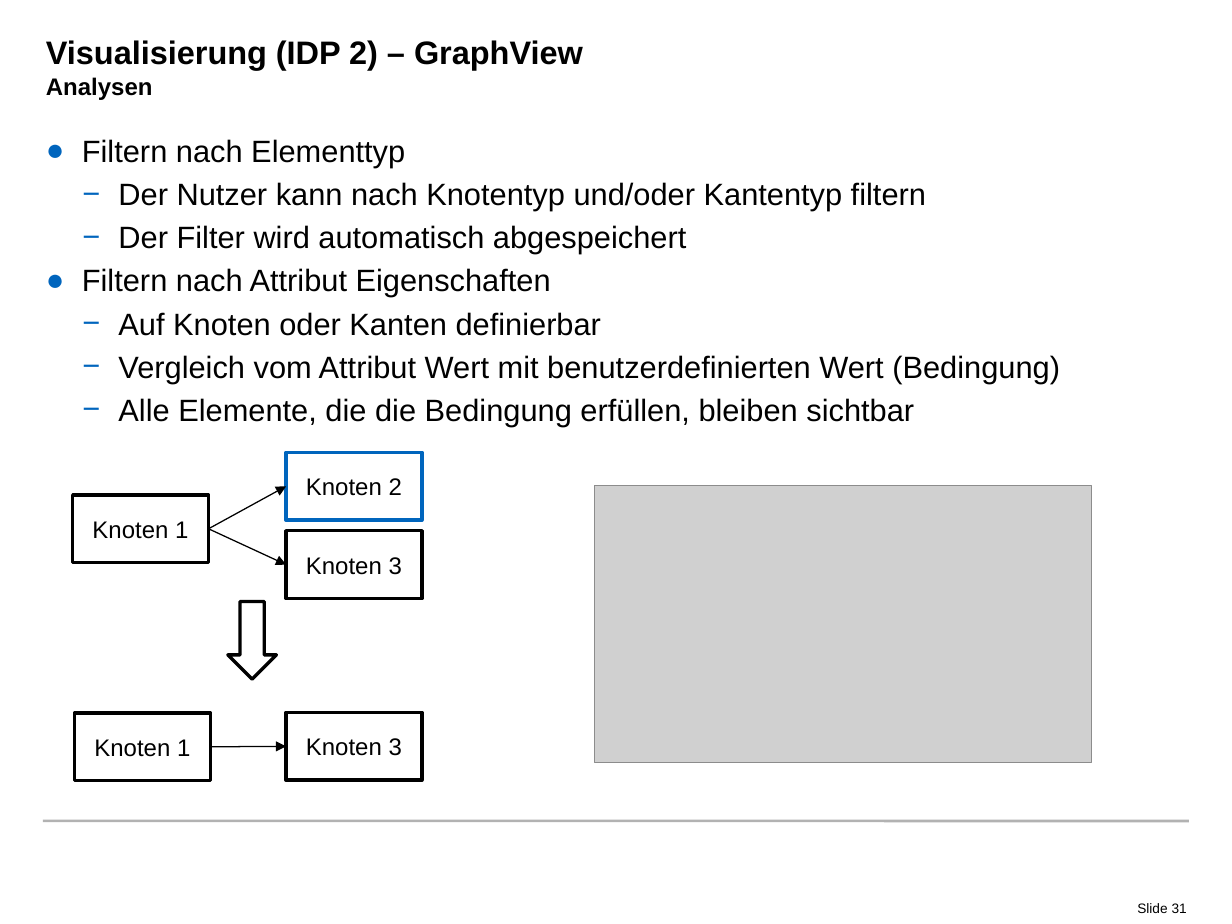
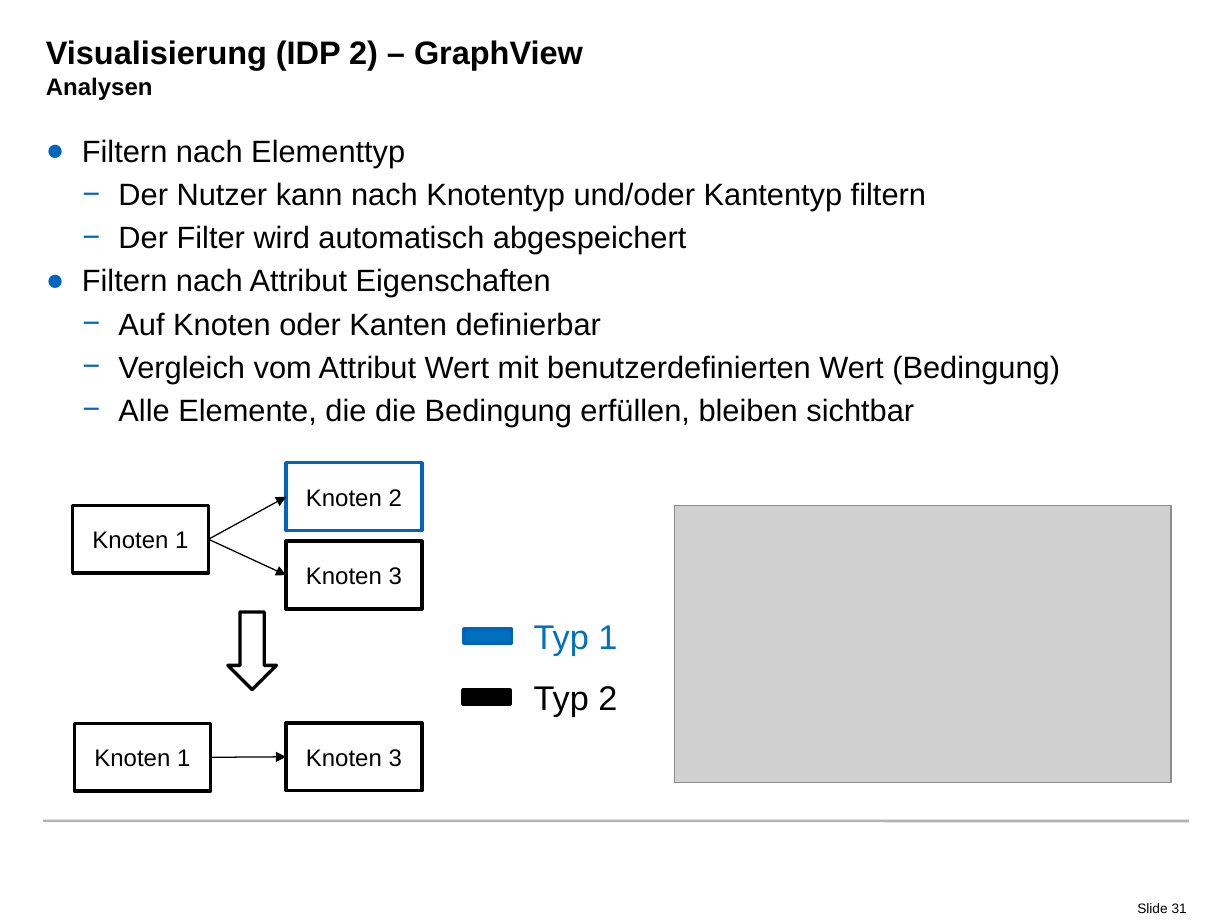
Before and after one commit to radke-tum/idp, a slide deck: slide 31 of pssif/doc/PSSIF.pptx. Drawn at 1232x924 pixels with LibreOffice and Linux fonts; fonts in the diff are those of the drawing; grey boxes stand for pictures; background and template pictures are left out. Boxes give left, top, right and bottom in pixels: in the first picture for what was removed or moved away, otherwise in the second. Text is boxed around its words. In the diff, an @@ line names an element or a change of style, - is before the commit and + after.

```diff
--- a/pssif/doc/PSSIF.pptx
+++ b/pssif/doc/PSSIF.pptx
@@ picture: place and size @@
-picture at [595, 485, 1092, 763]
+picture at [674, 505, 1170, 782]
@@ text added at [534, 625, 617, 655], 20 pt, text #0070C0 @@
+Typ 1
@@ rectangle added at [464, 630, 513, 643], fill #0070C0, outline #0065BD 2 pt @@
@@ text added at [534, 686, 617, 716], 20 pt, text #000000 @@
+Typ 2
@@ rectangle added at [463, 690, 511, 703], fill #000000, outline #000000 2 pt @@
@@ 5 rectangles, 3 arrows, 1 down arrow: place and size @@
-5 rectangles, 3 arrows, 1 down arrow at [73, 452, 421, 781]
+5 rectangles, 3 arrows, 1 down arrow at [73, 463, 421, 791]
```
Also in this commit, not shown: 4 other slides changed.
